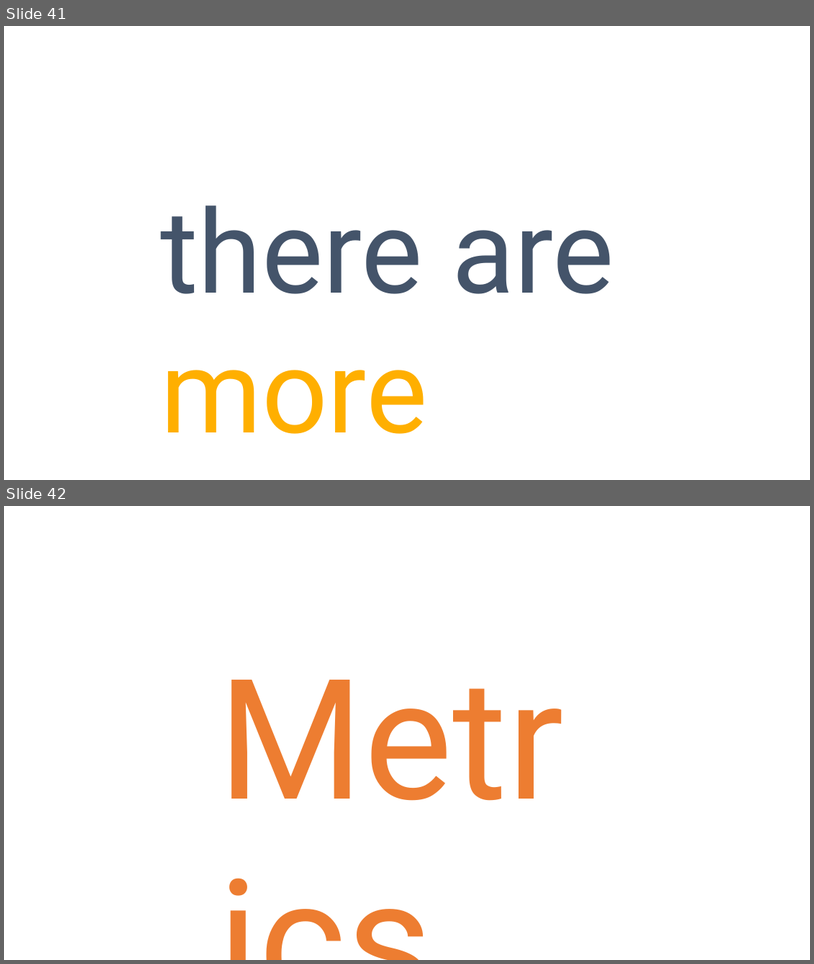
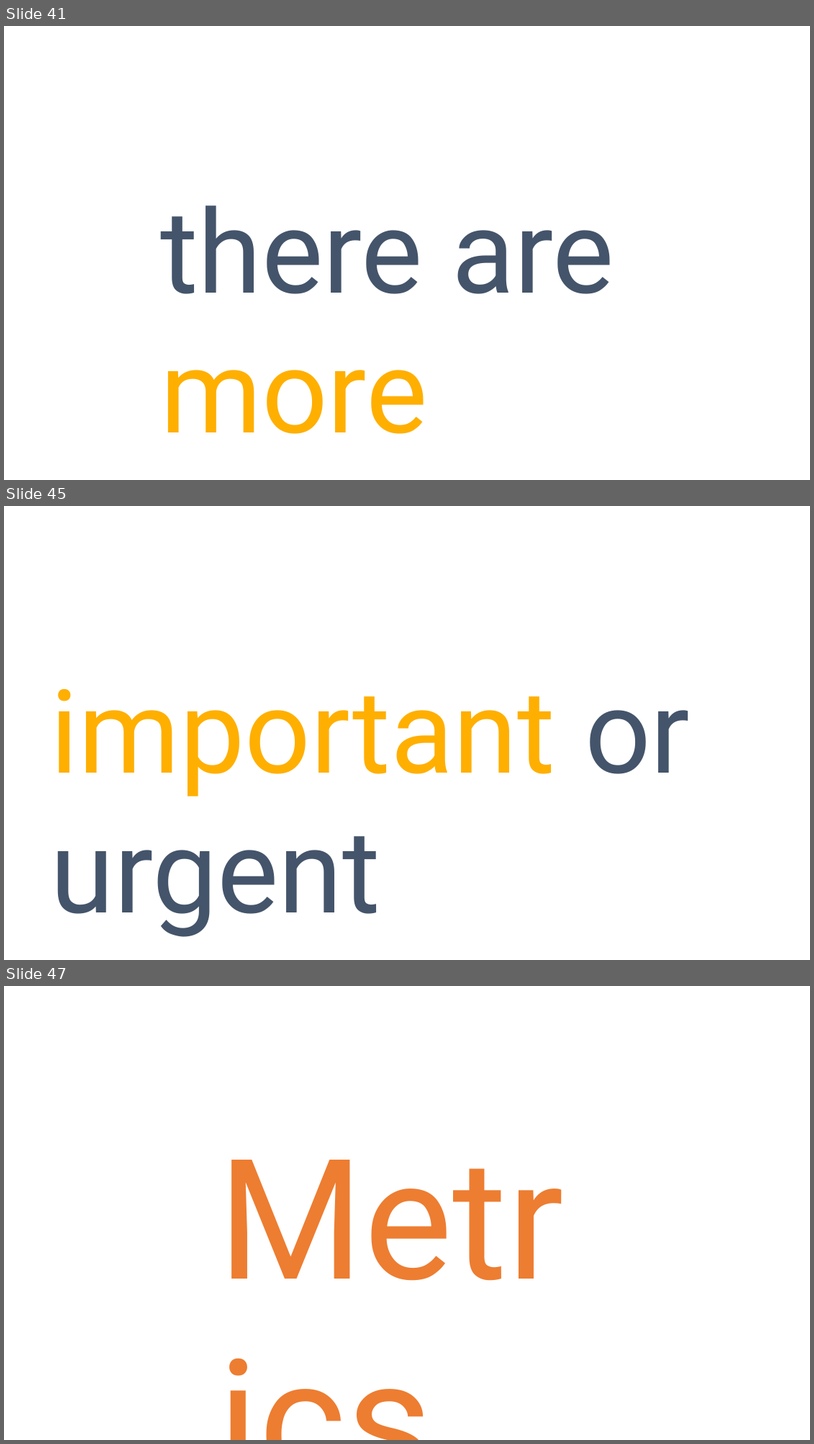
Before and after one commit to danielmarbach/RemoteWorking, a slide deck: presentation.pptx. Shown one above the other, each under a label of ours: slides 41 and 42 before the commit, slides 41, 45 and 47 after it; the slides between them are not shown. The pictures are 814x964 and 814x1444 pixels, drawn with LibreOffice and Linux fonts; fonts in the diff are those of the drawing. Boxes give left, top, right and bottom in pixels: in the first picture for what was removed or moved away, otherwise in the second. Text is boxed around its words. In the diff, an @@ line names an element or a change of style, - is before the commit and + after.

Commit message:
Slides

```diff
--- a/presentation.pptx
+++ b/presentation.pptx
@@ slide 45 added at (4,506,810,960), background #FFFFFF @@
@@ text added at (50,689,690,937), 138 pt, text #FFAF00 @@
+important or urgent
@@ what was slide 42 is now slide 47 @@
```
Also in this commit, not shown: 4 other slides added, 2 other files.
